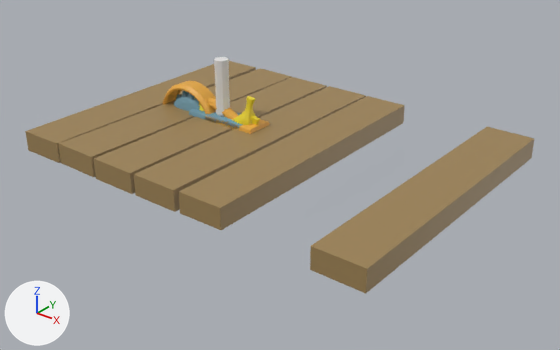
The FBX model new-game-project/Meshes/SM_Banana_1.fbx as it was, and as the next commit left it.
Camera for both pictures: a 50 mm lens placed at (10.37, -11.07, 6.21), pointed at (1.74, -0.28, -0.48). The lights are fixed; the arrows at lower left show +X, +Y and +Z. Where no turn or scale is listed for an object, it has been applied to the vertices.
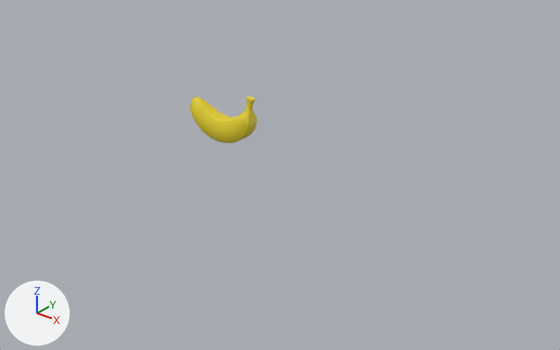
Pixel boxes [x1, y1, x2, y2] of what changed, in the pictures (560 x 350 px):
'Plank0', deleted (brown)
    before: [310, 127, 534, 293]
'Cube.005', deleted (brown)
    before: [179, 96, 405, 230]
'Cube.002', deleted (brown)
    before: [134, 86, 366, 212]
'Cube', deleted (brown)
    before: [94, 77, 327, 194]
'Cube.003', deleted (brown)
    before: [58, 68, 292, 177]
'Cube.004', deleted (brown)
    before: [25, 61, 256, 163]
'SawBody', deleted (orange)
    before: [163, 81, 270, 134]
'Pen', deleted
    before: [214, 57, 230, 116]
'SawBlade', deleted
    before: [173, 91, 200, 111]
'Cube.001', deleted
    before: [189, 109, 243, 129]
'Banana1', deleted
    before: [251, 116, 260, 125]
'Banana1.001', unchanged, uncovered by the edit
    before: [194, 96, 256, 125]
    after: [190, 96, 257, 143]

The change in detail:
Object 'Cube.001' (ob_cube_001) is deleted.
Object 'SawBlade' (ob_sawblade) is deleted.
Object 'Pen' (ob_pen) is deleted.
Object 'Cube' (ob_cube) is deleted.
Object 'Plank0' (ob_plank0) is deleted.
Object 'Cube.004' (ob_cube_004) is deleted.
Object 'SawBody' (ob_sawbody) is deleted.
Object 'Cube.005' (ob_cube_005) is deleted.
Object 'Banana1' (ob_banana1) is deleted.
Object 'Cube.002' (ob_cube_002) is deleted.
Object 'Cube.003' (ob_cube_003) is deleted.
